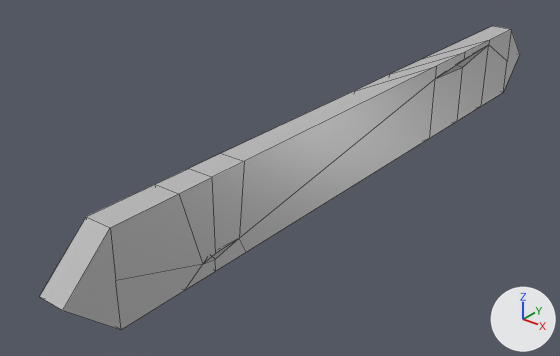
An edit to the FBX model Plague March/Assets/Meshes/Signpost/MESH_Sign_2.fbx, drawn before and after from the same camera.
Camera for both pictures: a 50 mm lens placed at (0.964, -1.174, 2.671), pointed at (-0.122, 0.183, 1.829). The axes (+X, +Y, +Z) are drawn at lower right. The lights are the same throughout. Mesh edges are drawn as thin lines. Where no turn or scale is listed for an object, it has been applied to the vertices.

In view in the first picture: 'MESH_Sign_2'.
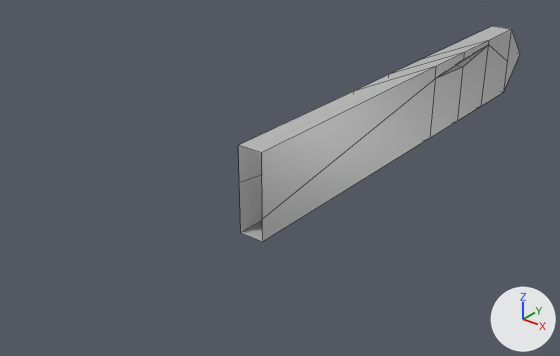
The newer file is also turned or shifted as a whole; pictures and numbers use the older file's frame.

The change in detail:
me_mesh is used by ob_mesh_sign_2; location (0.0, 0.0, 0.0).
me_mesh had 60 vertices, 66 faces and spanned x -0.03..0.03, y -0.58..1.25, z 1.82..2.03.
me_mesh now has 36 vertices, 36 faces and spans x -0.03..0.03, y -0.07..1.25, z 1.82..2.03.
Part 1, on me_mesh:
30 vertices are removed from x -0.03..0.03, y -0.58..-0.12, z 1.82..2.03.
36 faces are deleted.
6 vertices are added at (-0.03, -0.07, 1.82), (0.03, -0.07, 1.82), (0.03, -0.07, 1.87), (-0.03, -0.07, 1.94), (0.03, -0.07, 2.03), (-0.03, -0.07, 2.03).
6 new faces join them.

What differs and where, as boxes (x1, y1, x2, y2) in the pictures (560 x 356 px):
'MESH_Sign_2', reshaped (41% narrower, 29% shorter): before (40, 26, 520, 330); after (239, 26, 520, 242)
part 1 of me_mesh, cut back: before (40, 67, 436, 330); after (239, 67, 436, 242)
